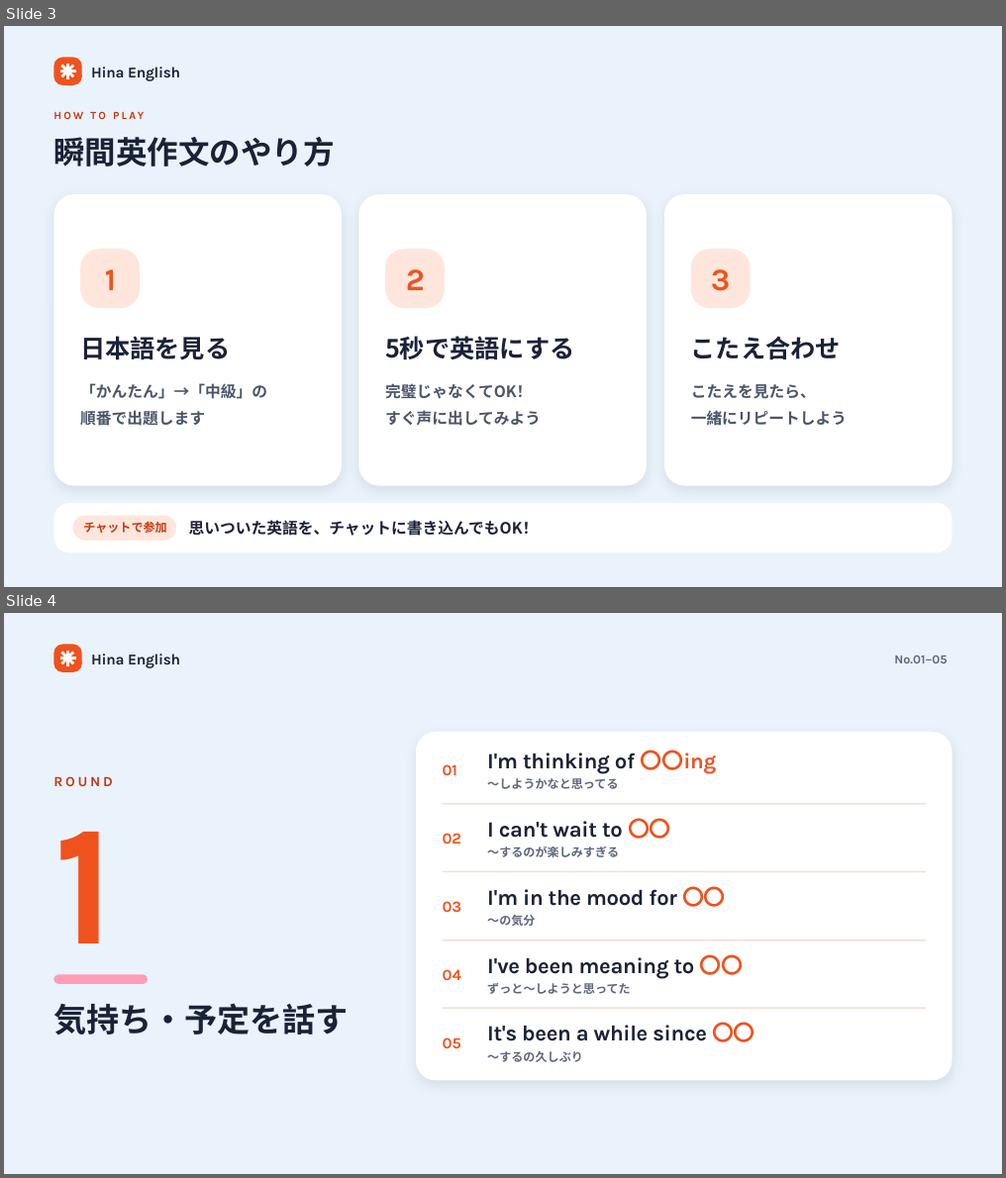
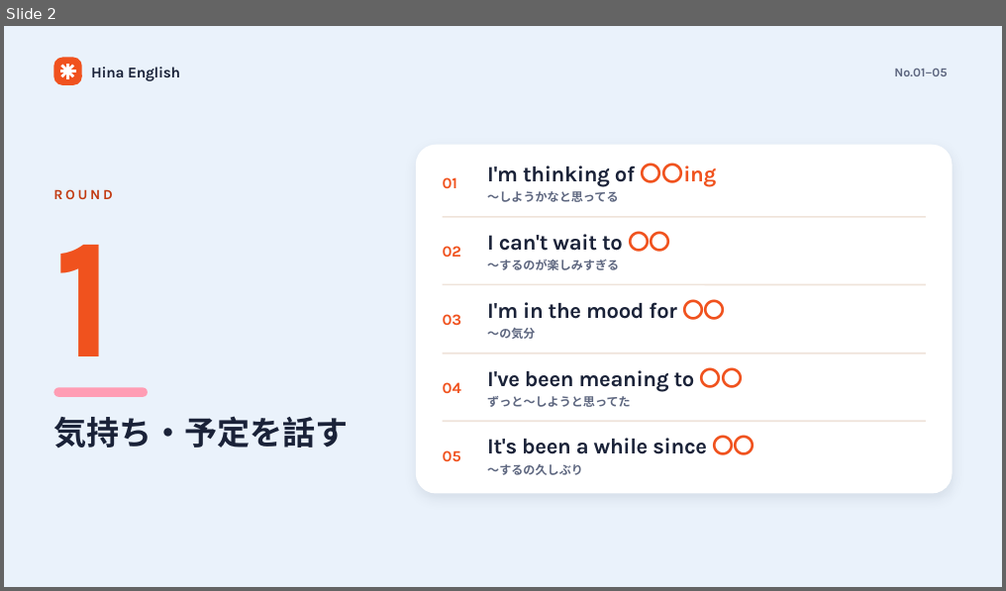
Before and after one commit to hinakajisaki-dev/hina-english, a slide deck: live/daily-phrases-part2/daily-phrases-part2.pptx. Shown one above the other, each under a label of ours: slides 3 and 4 before the commit, slide 2 after it. The pictures are 1006x1178 and 1006x591 pixels, drawn with LibreOffice and Linux fonts; fonts in the diff are those of the drawing. Boxes give left, top, right and bottom in pixels: in the first picture for what was removed or moved away, otherwise in the second. Text is boxed around its words. In the diff, an @@ line names an element or a change of style, - is before the commit and + after.

```diff
--- a/live/daily-phrases-part2/daily-phrases-part2.pptx
+++ b/live/daily-phrases-part2/daily-phrases-part2.pptx
@@ slide 3 removed at bbox=[4, 26, 1002, 587], background #EAF2FB @@
@@ rounded rectangle removed at bbox=[54, 58, 82, 85] @@
@@ freeform shape removed at bbox=[60, 70, 76, 73] @@
@@ freeform shape removed at bbox=[60, 65, 74, 77] @@
@@ freeform shape removed at bbox=[60, 65, 74, 77] @@
@@ freeform shape removed at bbox=[66, 64, 69, 79] @@
@@ text removed at bbox=[91, 67, 180, 81] @@
-Hina English
@@ text removed at bbox=[54, 111, 144, 119] @@
-HOW TO PLAY
@@ text removed at bbox=[54, 137, 334, 167] @@
-瞬間英作文のやり方
@@ rounded rectangle removed at bbox=[54, 194, 342, 486] @@
@@ rounded rectangle removed at bbox=[358, 194, 647, 486] @@
@@ rounded rectangle removed at bbox=[664, 194, 951, 486] @@
@@ rounded rectangle removed at bbox=[80, 249, 140, 308] @@
@@ rounded rectangle removed at bbox=[385, 249, 445, 308] @@
@@ rounded rectangle removed at bbox=[691, 249, 750, 308] @@
@@ text removed at bbox=[105, 270, 116, 290] @@
-1
@@ text removed at bbox=[406, 270, 425, 290] @@
-2
@@ text removed at bbox=[711, 270, 731, 291] @@
-3
@@ text removed at bbox=[80, 336, 230, 361] @@
-日本語を見る
@@ text removed at bbox=[385, 336, 575, 361] @@
-5秒で英語にする
@@ text removed at bbox=[691, 336, 841, 361] @@
-こたえ合わせ
@@ text removed at bbox=[80, 383, 267, 399] @@
-「かんたん」→「中級」の
@@ text removed at bbox=[80, 410, 205, 426] @@
-順番で出題します
@@ text removed at bbox=[385, 383, 532, 399] @@
-完璧じゃなくてOK！
@@ text removed at bbox=[385, 410, 541, 426] @@
-すぐ声に出してみよう
@@ text removed at bbox=[691, 384, 816, 399] @@
-こたえを見たら、
@@ text removed at bbox=[691, 410, 846, 426] @@
-一緒にリピートしよう
@@ rounded rectangle removed at bbox=[54, 503, 952, 554] @@
@@ rounded rectangle removed at bbox=[73, 516, 177, 541] @@
@@ text removed at bbox=[83, 521, 167, 533] @@
-チャットで参加
@@ text removed at bbox=[189, 520, 539, 536] @@
-思いついた英語を、チャットに書き込んでもOK！
@@ what was slide 4 is now slide 2 @@
```
Also in this commit, not shown: 20 slides changed, 1 slide added, 2 other slides removed, 6 other files.
